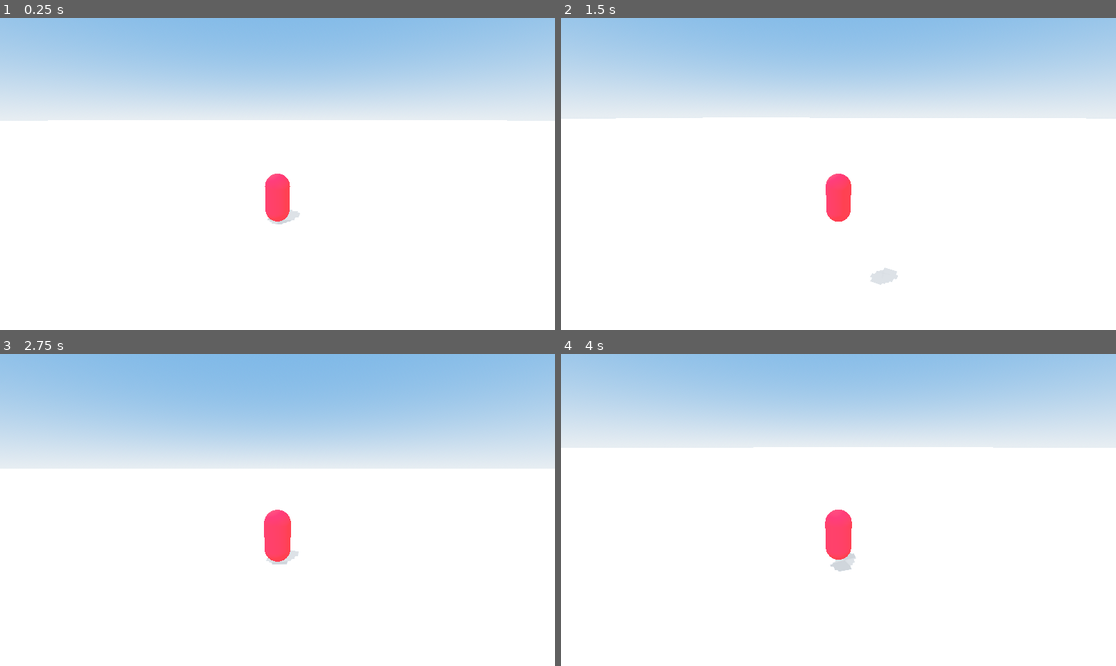
Above: before the commit, frames 1-4 (two rows, left to right).
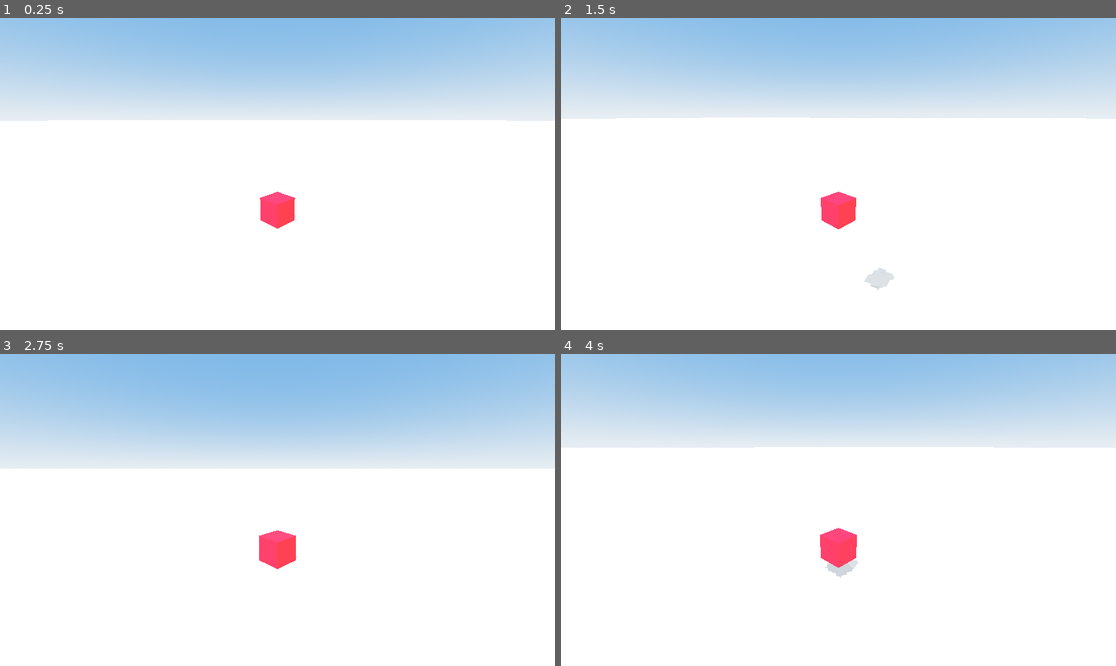
Above: after the commit, the same moments.

Repository: nickyvanurk/game-prototypes
Game: Godot game, scene res://main.tscn
Same seed, same stepped clock (60 frames per second), same inputs: the game is played once before the commit and once after it.
Inputs (mouse positions are in pixels of both pictures, inside the frame that each line leads up to):
- Up to frame 1 (0.25 s): no input
- Up to frame 2 (1.5 s): tap Enter at 0.5 s; move the mouse to (866, 174) at 0.52 s; hold Mouse wheel down (zoom_in) 0.53-1.28 s; hold W (move_forward) from 0.53 s (still down); tap Space (jump) at 0.77 s; move the mouse to (810, 174) at 1.27 s; tap Mouse wheel up (zoom_out) at 1.35 s
- Up to frame 3 (2.75 s): keep holding W (move_forward); tap Space (jump) at 1.52 s; move the mouse to (288, 503) at 2.02 s; hold Mouse wheel down (zoom_in) from 2.03 s (still down)
- Up to frame 4 (4 s): keep holding W (move_forward); tap Space (jump) at 2.75, 3.02, 3.77 s; move the mouse to (832, 516) at 2.77 s; release Mouse wheel down (zoom_in) at 2.78 s; tap Mouse wheel up (zoom_out) at 2.85 s; move the mouse to (877, 513) at 3.52 s; hold Mouse wheel down (zoom_in) from 3.53 s (still down)

The runs differ from the first frame. In frame 1, 0.6% of the frame differs, in the area x 46-55%, y 49-68%; in frame 2, 0.7%, in the area x 46-61%, y 49-88%; in frame 3, 0.7%; in frame 4, 0.7%.

Commit message:
Change player into cube

Diff:
--- a/procedural-animation/player/player.tscn
+++ b/procedural-animation/player/player.tscn
@@ -7,9 +7,11 @@
 [sub_resource type="StandardMaterial3D" id="StandardMaterial3D_ifpew"]
 albedo_color = Color(0.984314, 0.168627, 0.243137, 1)
 
-[sub_resource type="CapsuleMesh" id="1"]
+[sub_resource type="BoxMesh" id="BoxMesh_8pgsq"]
+size = Vector3(0.5, 0.5, 0.5)
 
-[sub_resource type="CapsuleShape3D" id="2"]
+[sub_resource type="BoxShape3D" id="BoxShape3D_v7j6u"]
+size = Vector3(0.5, 0.5, 0.5)
 
 [node name="Player" type="CharacterBody3D"]
 collision_layer = 2
@@ -24,7 +26,6 @@
 margin = 0.2
 
 [node name="CameraMount" type="Marker3D" parent="CameraPivot/CameraBoom"]
-transform = Transform3D(1, 0, 0, 0, 1, 0, 0, 0, 1, 0, 0, 0)
 
 [node name="Camera3D" type="Camera3D" parent="."]
 transform = Transform3D(1, 0, 0, 0, 0.965926, 0.258819, 0, -0.258819, 0.965926, 0, 2.95587, 3.87947)
@@ -33,10 +34,10 @@
 script = ExtResource("2")
 
 [node name="MeshInstance3D" type="MeshInstance3D" parent="."]
-transform = Transform3D(0.5, 0, 0, 0, 0.5, 0, 0, 0, 0.5, 0, 0.5, 0)
+transform = Transform3D(0.707107, 0, -0.707107, 0, 1, 0, 0.707107, 0, 0.707107, 0, 0.25, 0)
 material_override = SubResource("StandardMaterial3D_ifpew")
-mesh = SubResource("1")
+mesh = SubResource("BoxMesh_8pgsq")
 
 [node name="CollisionShape3D" type="CollisionShape3D" parent="."]
-transform = Transform3D(0.5, 0, 0, 0, 0.5, 0, 0, 0, 0.5, 0, 0.5, 0)
-shape = SubResource("2")
+transform = Transform3D(0.707107, 0, -0.707107, 0, 1, 0, 0.707107, 0, 0.707107, 0, 0.25, 0)
+shape = SubResource("BoxShape3D_v7j6u")
